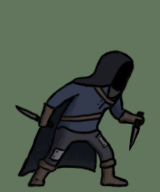
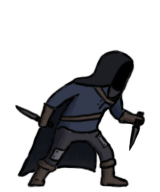
Two versions of the same layered image (160x192). Layer-by-layer changes:
hid "Background" over (0, 0, 160, 192)
